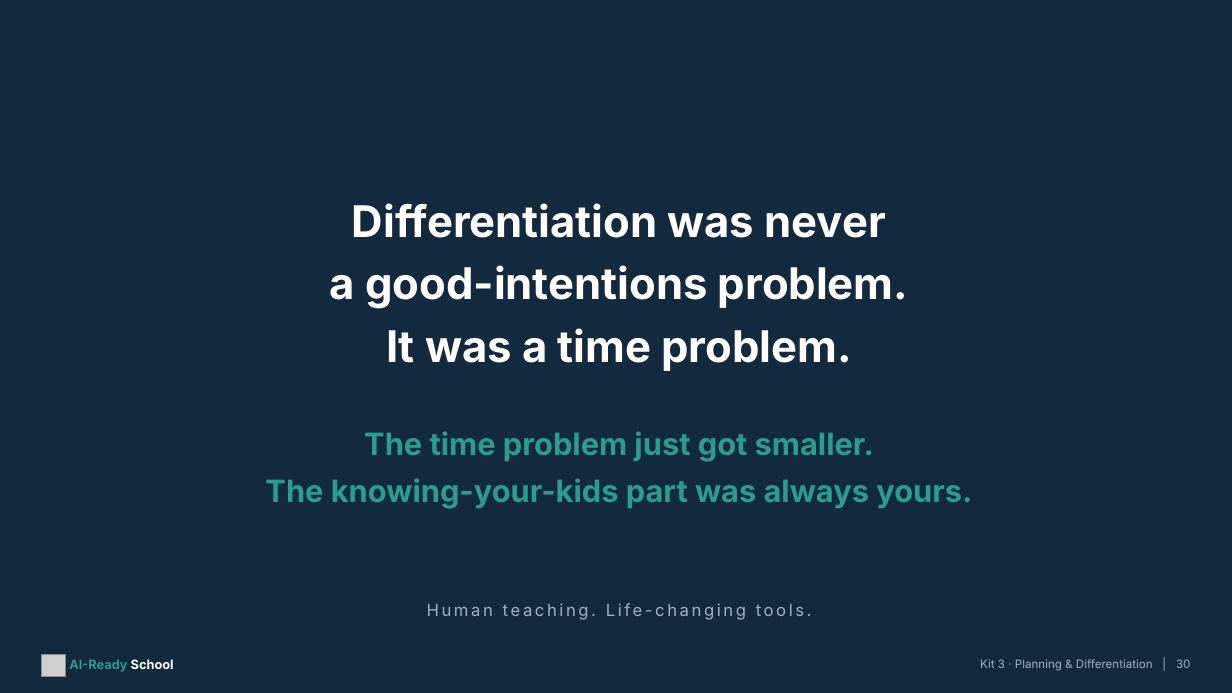
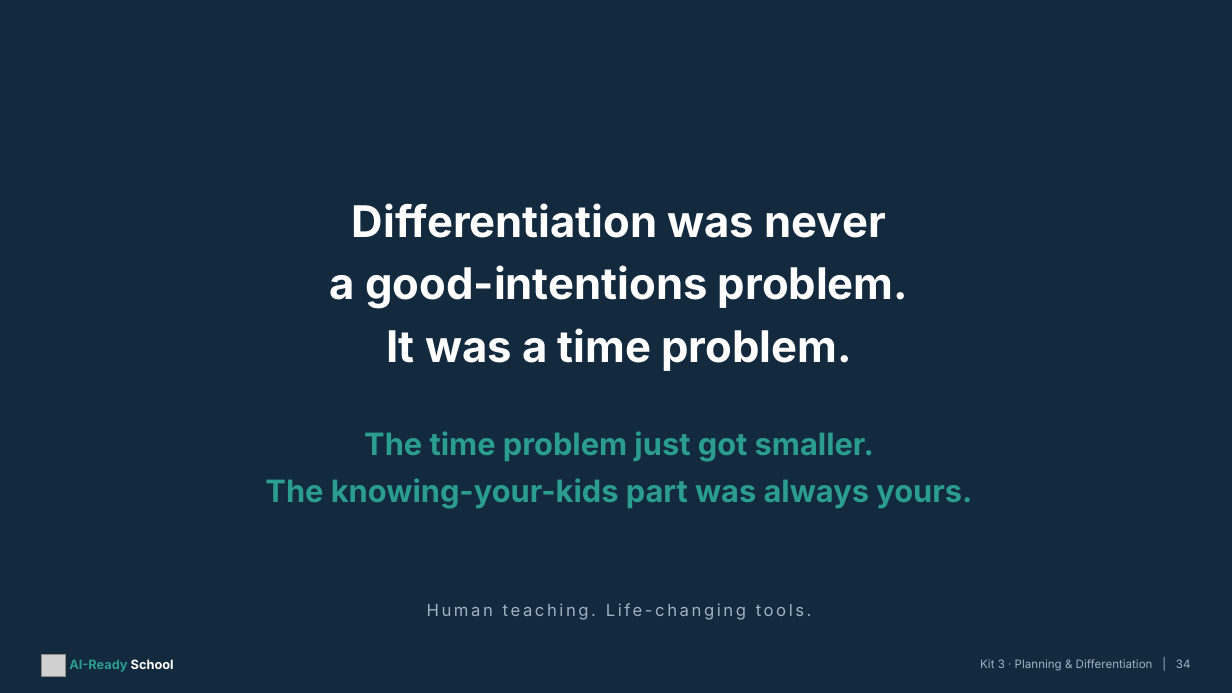
Before and after one commit to aspinozzi1/Ai-School-Ready, a slide deck: slide 34 of kits/kit03/Kit03_PresentationDeck.pptx (slide 30 before the commit). Drawn at 1232x693 pixels with LibreOffice and Linux fonts; fonts in the diff are those of the drawing; grey boxes stand for pictures. Boxes give left, top, right and bottom in pixels: in the first picture for what was removed or moved away, otherwise in the second. Text is boxed around its words. In the diff, an @@ line names an element or a change of style, - is before the commit and + after.

```diff
--- a/kits/kit03/Kit03_PresentationDeck.pptx
+++ b/kits/kit03/Kit03_PresentationDeck.pptx
@@ text at [980, 659, 1191, 671]: text changed @@
-Kit 3 · Planning & Differentiation | 30
+Kit 3 · Planning & Differentiation | 34
```
Also in this commit, not shown: 13 other slides changed, 4 slides added, 4 other files.
